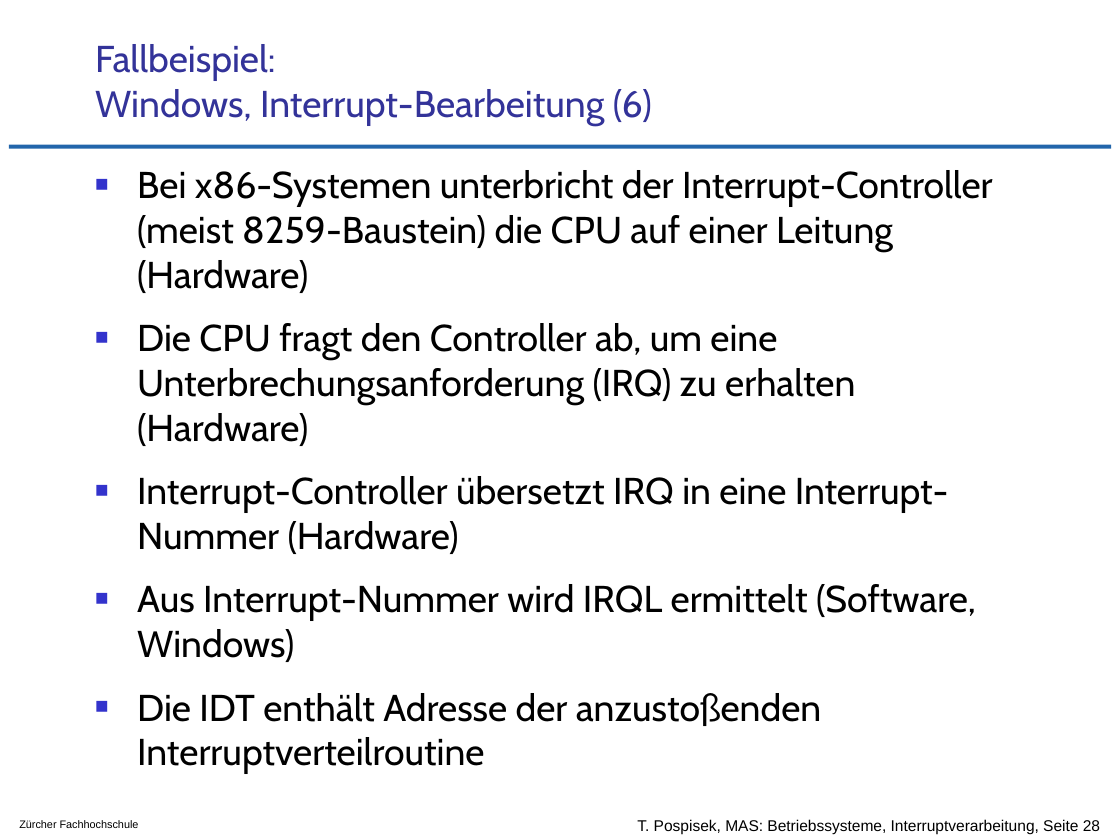
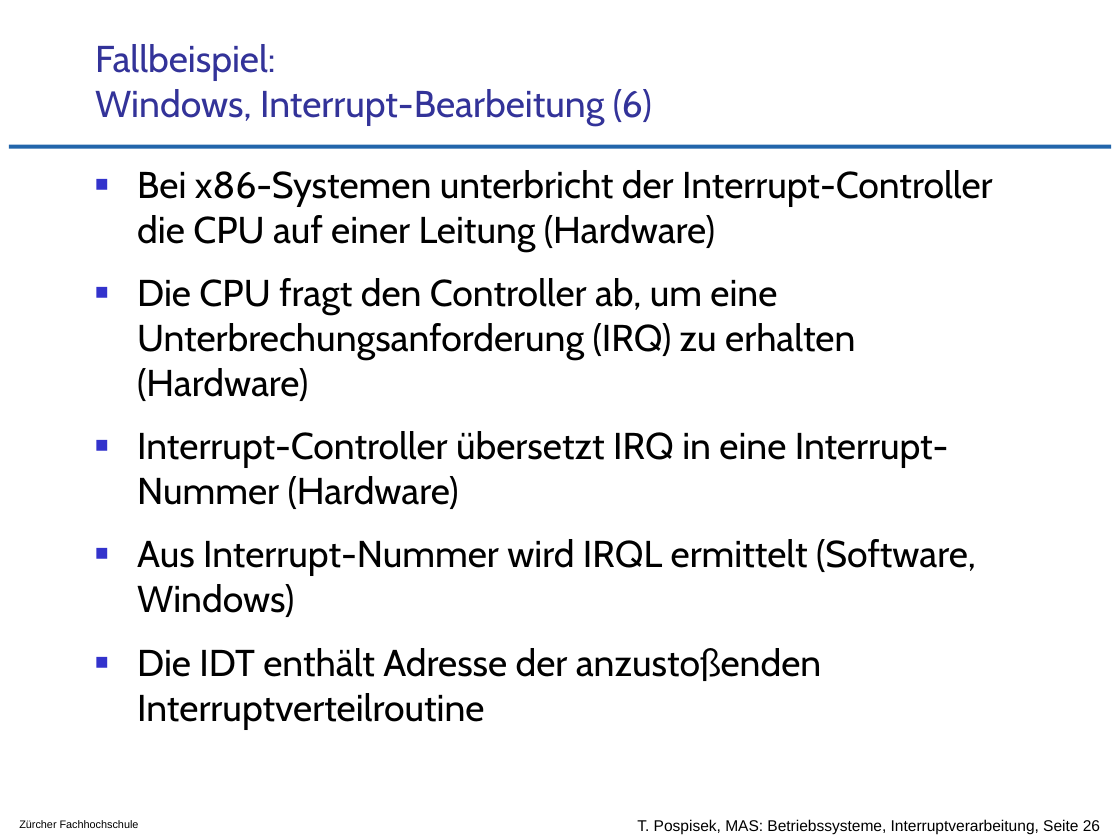
Before and after one commit to tpo/betriebssysteme, a slide deck: slide 26 of 04-3_Interruptverarbeitung_in_Betriebssystemen.odp (slide 28 before the commit). Drawn at 1120x840 pixels with LibreOffice and Linux fonts; fonts in the diff are those of the drawing; background and template pictures are left out. Boxes give left, top, right and bottom in pixels: in the first picture for what was removed or moved away, otherwise in the second. Text is boxed around its words. In the diff, an @@ line names an element or a change of style, - is before the commit and + after.

Commit message:
diverse Änderungen
S.9 farbig gemacht
S.17 vereinfacht
S.18 gelöscht und dafür S.19 erweitert
S.18/S.19 Reihenfolge vertauscht
S.22 IVT == IDT
S.23 gelöscht
S.26 irrelevantes rausgelöscht
S.27 Grammatik
S.27 Windows DPC ~= Linux Tasklet

```diff
--- a/04-3_Interruptverarbeitung_in_Betriebssystemen.odp
+++ b/04-3_Interruptverarbeitung_in_Betriebssystemen.odp
@@ text at [137, 170, 993, 251]: text changed @@
-■ Bei x86-Systemen unterbricht der Interrupt-Controller (meist 8259-Baustein) die CPU auf einer Leitung (Hardware)
+■ Bei x86-Systemen unterbricht der Interrupt-Controller die CPU auf einer Leitung (Hardware)
```
Also in this commit, not shown: 6 other slides changed, 2 slides added, 4 slides removed.
